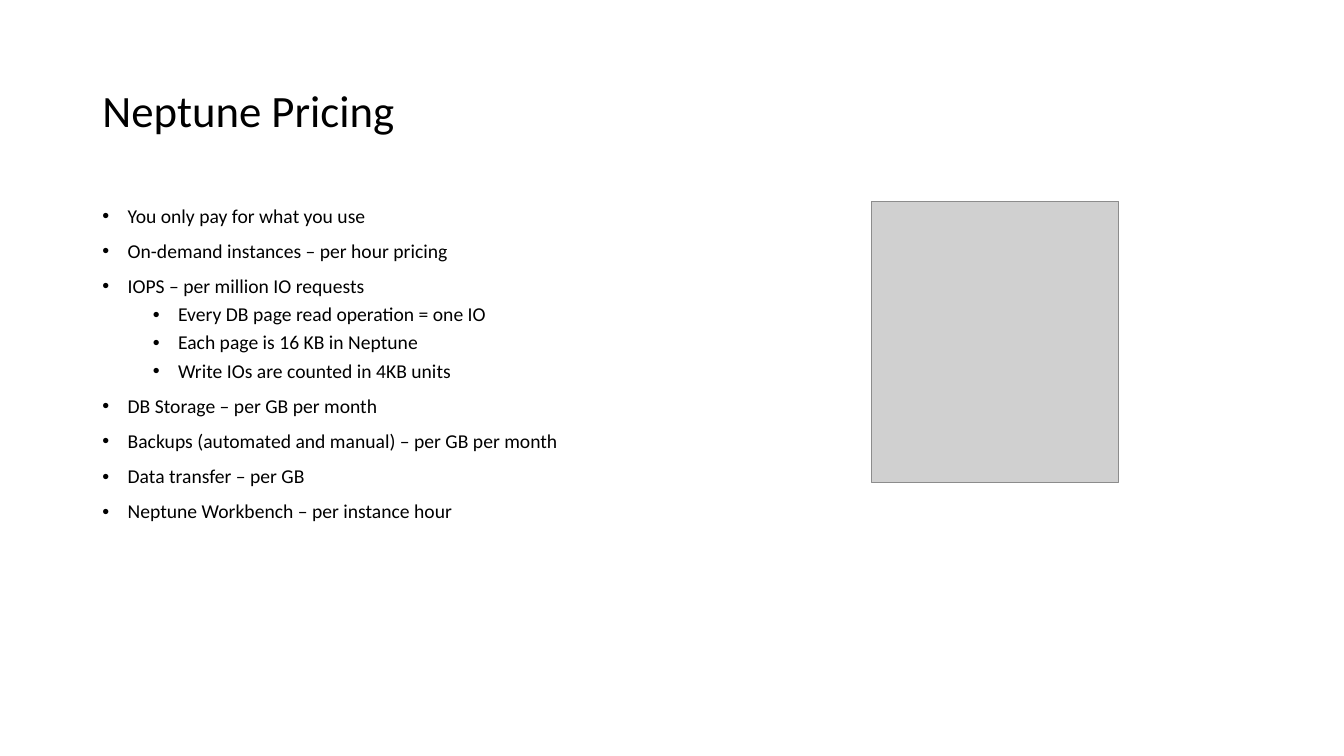
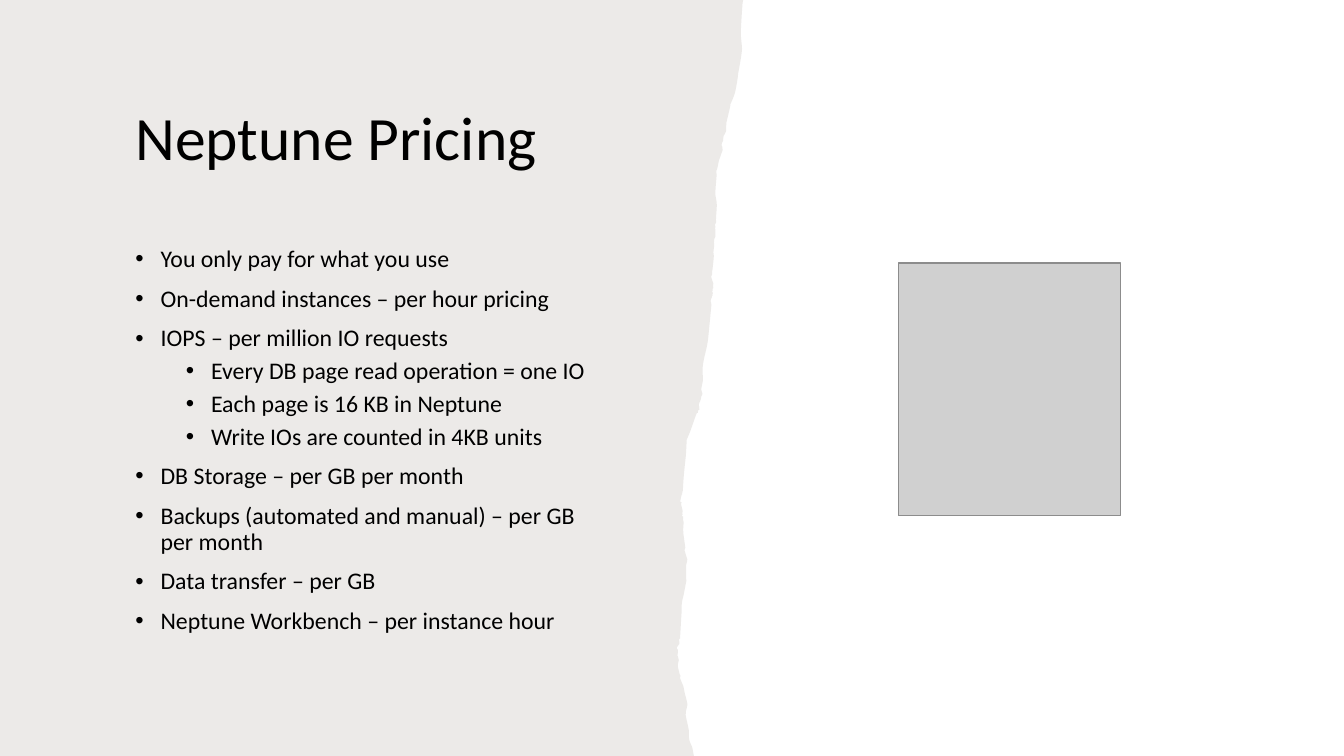
Before and after one commit to IlyaChakun/aws-iba-courses, a slide deck: slide 20 of lecture-materials/Databases/Neptune/aws_neptune.pptx. Drawn at 1344x756 pixels with LibreOffice and Linux fonts; fonts in the diff are those of the drawing; grey boxes stand for pictures. Boxes give left, top, right and bottom in pixels: in the first picture for what was removed or moved away, otherwise in the second. Text is boxed around its words. In the diff, an @@ line names an element or a change of style, - is before the commit and + after.

```diff
--- a/lecture-materials/Databases/Neptune/aws_neptune.pptx
+++ b/lecture-materials/Databases/Neptune/aws_neptune.pptx
@@ freeform shape added at box(0, 0, 743, 756), fill #82766A at 15% opacity @@
@@ title "Neptune Pricing": place and size @@
-title "Neptune Pricing" at box(102, 96, 394, 135)
+title "Neptune Pricing" at box(135, 117, 537, 171)
@@ title "Neptune Pricing" at box(135, 117, 537, 171): size 32 to 44 pt @@
@@ text "You only pay for what ...": place and size @@
-text "You only pay for what ..." at box(128, 209, 557, 521)
+text "You only pay for what ..." at box(161, 250, 585, 633)
@@ text "You only pay for what ..." at box(161, 250, 585, 633): size 14 to 17 pt @@
@@ picture: place and size @@
-picture at box(872, 202, 1119, 483)
+picture at box(898, 263, 1121, 516)
```
Also in this commit, not shown: 19 other slides changed, 8 other files.
